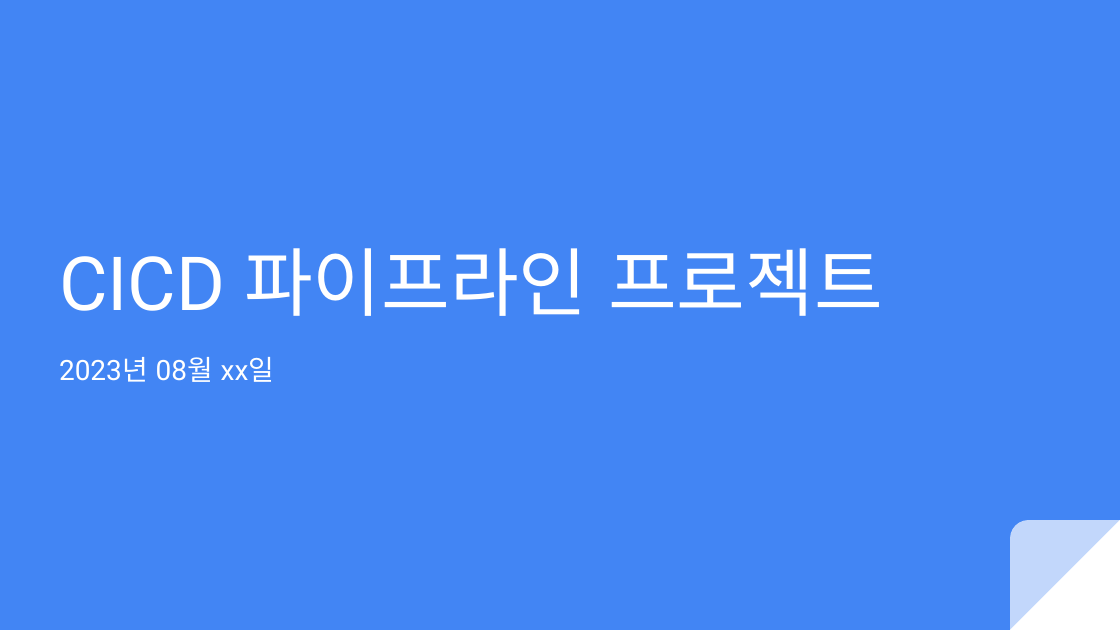
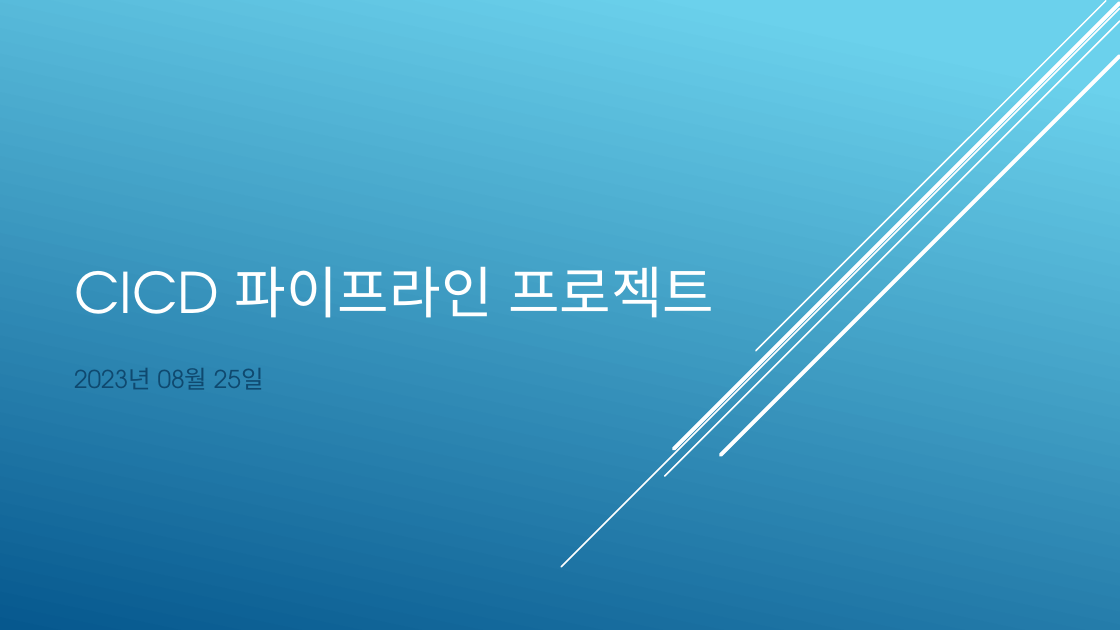
Before and after one commit to KimJeongHoon190/First_Project, a slide deck: slide 1 of 제출자료/최종 발표 프레젠테이션(김정훈).pptx. Drawn at 1120x630 pixels with LibreOffice and Linux fonts; fonts in the diff are those of the drawing. Boxes give left, top, right and bottom in pixels: in the first picture for what was removed or moved away, otherwise in the second. Text is boxed around its words. In the diff, an @@ line names an element or a change of style, - is before the commit and + after.

Commit message:
gg

```diff
--- a/제출자료/최종 발표 프레젠테이션(김정훈).pptx
+++ b/제출자료/최종 발표 프레젠테이션(김정훈).pptx
@@ background #4285F4 to gradient #6ED2EB to #06588E @@
@@ line added from (1120, 9) to (561, 567), #FFFFFF 1 pt @@
@@ line added from (1120, 21) to (664, 476), #FFFFFF 1 pt @@
@@ line added from (1120, 3) to (674, 449), #FFFFFF 2.5 pt @@
@@ line added from (1105, 1) to (756, 351), #FFFFFF 1 pt @@
@@ line added from (1120, 56) to (720, 455), #FFFFFF 2.5 pt @@
@@ title "CICD 파이프라인 프로젝트": place and size @@
-title "CICD 파이프라인 프로젝트" at (59,248,883,316)
+title "CICD 파이프라인 프로젝트" at (74,266,714,318)
@@ title "CICD 파이프라인 프로젝트" at (74,266,714,318): size 48 to 36 pt, font Roboto to TeX Gyre Adventor @@
@@ subtitle at (74,368,264,390): text changed; size 18 to 15.8 pt; font Roboto to TeX Gyre Adventor; text colour #FFFFFF to #0F496F @@
-2023년 08월 xx일
+2023년 08월 25일
@@ right triangle removed at (1010,520,1120,629) @@
@@ round rect removed at (1010,520,1120,629) @@
```
Also in this commit, not shown: 1 other slide changed.
